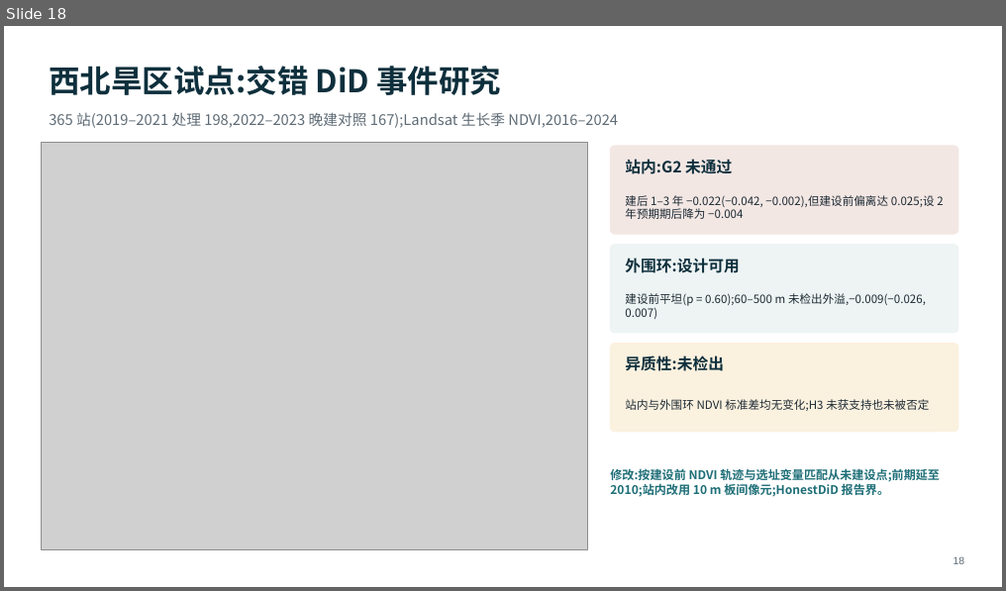
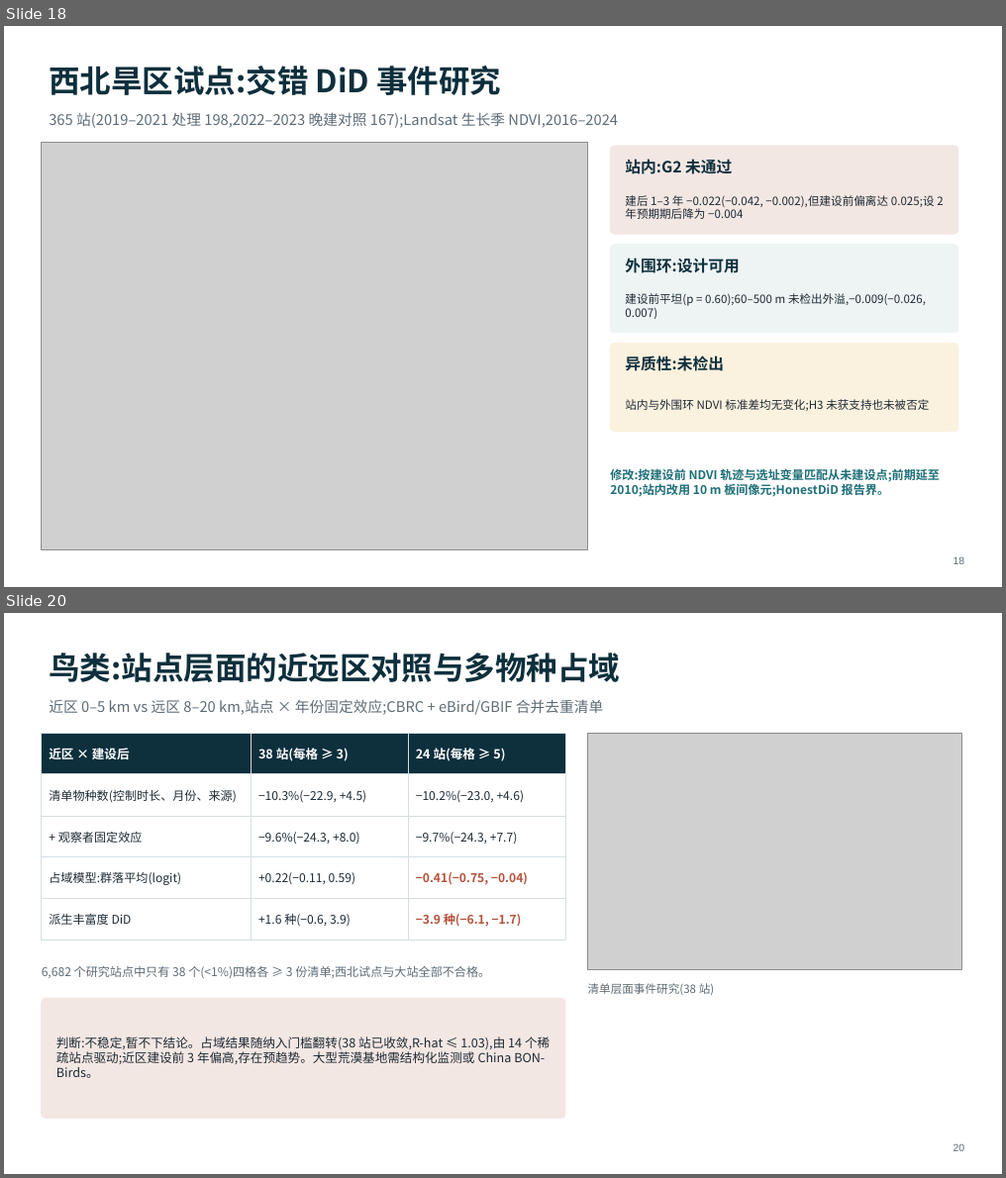
Before and after one commit to dingchenchen6/renewables-biodiversity-rs, a slide deck: RS_Renewables_Biodiversity_Workflow.pptx. Shown one above the other, each under a label of ours: slide 18 before the commit, slides 18 and 20 after it; the slides between them are not shown. The pictures are 1006x591 and 1006x1178 pixels, drawn with LibreOffice and Linux fonts; fonts in the diff are those of the drawing; grey boxes stand for pictures. Boxes give left, top, right and bottom in pixels: in the first picture for what was removed or moved away, otherwise in the second. Text is boxed around its words. In the diff, an @@ line names an element or a change of style, - is before the commit and + after.

Commit message:
Matched never-built DiD with HonestDiD; site-level bird ring-BACI and occupancy
- gee/11b-11c: filter-before-map fix (>20 min to ~2 s per batch), one sensor
  family per year; 3,365 units x 2010-2024 NDVI panel
- analysis/pilot_nw_matched.R: 362 PV sites vs 530 matched never-built
  points; with 1-year anticipation, on-site NDVI -0.029 (-11%), robust at
  Mbar = 0.5; ring heterogeneity +0.007 (+10%); hold-out test still rejects
- analysis/site_birds_*: near (0-5 km) vs far (8-20 km) checklists with
  site x year FE; 38 data-rich sites; checklist richness -10% (n.s.);
  multispecies occupancy flips sign between 38 and 24 sites -> inconclusive
- analysis/grid_birds_pv.R: 100-km grid matched comparison, null
- Page and deck (23 slides) updated

```diff
--- a/RS_Renewables_Biodiversity_Workflow.pptx
+++ b/RS_Renewables_Biodiversity_Workflow.pptx
@@ slide 20 added at [4,613,1002,1174], background #FFFFFF @@
@@ text added at [49,653,620,682], 30 pt, text #0E2F3C, bold @@
+鸟类:站点层面的近远区对照与多物种占域
@@ text added at [49,699,603,715], 14 pt, text #5E6B75 @@
+近区 0–5 km vs 远区 8–20 km,站点 × 年份固定效应;CBRC + eBird/GBIF 合并去重清单
@@ table added at [42,733,565,931], 5 rows, 3 columns @@
+近区 × 建设后 | 38 站(每格 ≥ 3) | 24 站(每格 ≥ 5)
+清单物种数(控制时长、月份、来源) | −10.3%(−22.9, +4.5) | −10.2%(−23.0, +4.6)
++ 观察者固定效应 | −9.6%(−24.3, +8.0) | −9.7%(−24.3, +7.7)
+占域模型:群落平均(logit) | +0.22(−0.11, 0.59) | −0.41(−0.75, −0.04)
+派生丰富度 DiD | +1.6 种(−0.6, 3.9) | −3.9 种(−6.1, −1.7)
@@ picture added at [588,733,962,970] @@
@@ text added at [42,966,490,978], 11.5 pt, text #5E6B75 @@
+6,682 个研究站点中只有 38 个(<1%)四格各 ≥ 3 份清单;西北试点与大站全部不合格。
@@ rounded rectangle added at [42,998,565,1118], fill #F3E7E4, outline #F3E7E4 1 pt @@
@@ text added at [588,983,714,995], 11 pt, text #5E6B75 @@
+清单层面事件研究(38 站)
@@ text added at [56,1037,549,1078], 12 pt, text #1D2A33 @@
+判断:不稳定,暂不下结论。占域结果随纳入门槛翻转(38 站已收敛,R-hat ≤ 1.03),由 14 个稀疏站点驱动;近区建设前 3 年偏高,存在预趋势。大型荒漠基地需结构化监测或 China BON-Birds。
@@ text added at [953,1144,965,1152], 10 pt, text #5E6B75 @@
+20
```
Also in this commit, not shown: 3 slides changed, 1 other slide added, 43 other files.
